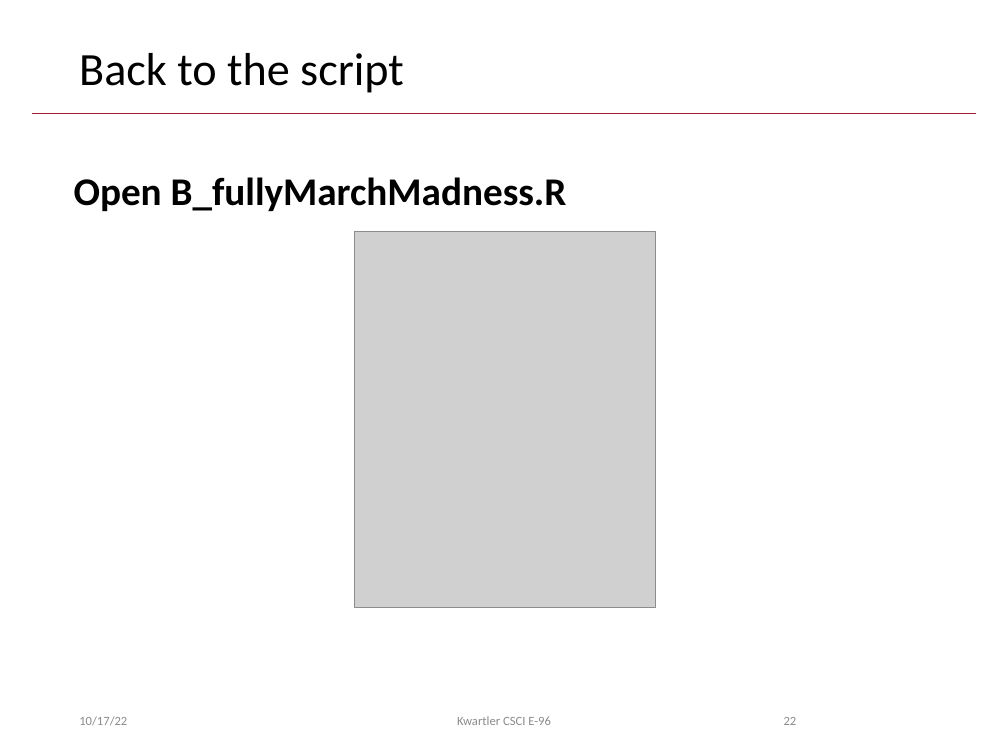
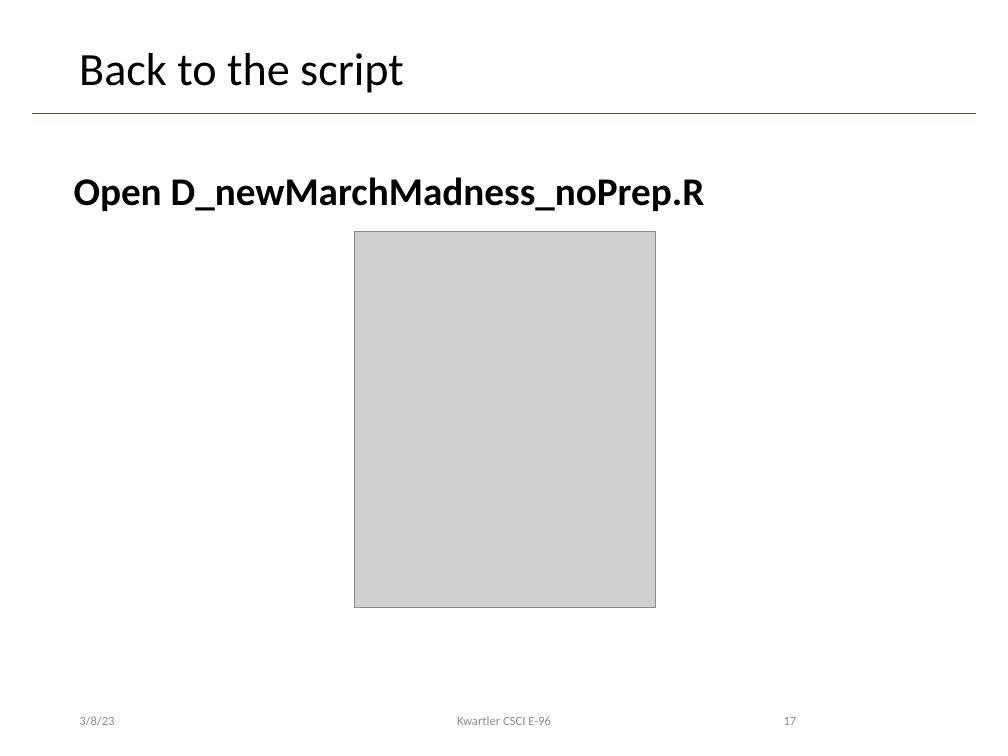
Before and after one commit to kwartler/Hult_Visualizing-Analyzing-Data-with-R, a slide deck: slide 17 of DD1/E_Mar9/B_LogReg.pptx (slide 22 before the commit). Drawn at 1008x756 pixels with LibreOffice and Linux fonts; fonts in the diff are those of the drawing; grey boxes stand for pictures; background and template pictures are left out. Boxes give left, top, right and bottom in pixels: in the first picture for what was removed or moved away, otherwise in the second. Text is boxed around its words. In the diff, an @@ line names an element or a change of style, - is before the commit and + after.

```diff
--- a/DD1/E_Mar9/B_LogReg.pptx
+++ b/DD1/E_Mar9/B_LogReg.pptx
@@ text at (74,177,705,211): text changed @@
-Open B_fullyMarchMadness.R
+Open D_newMarchMadness_noPrep.R
@@ text at (79,716,114,725): text changed @@
-10/17/22
+3/8/23
@@ page number at (784,717,797,725): text changed @@
-22
+17
```
Also in this commit, not shown: 14 other slides changed, 1 slide added, 6 slides removed, 1 other file.
